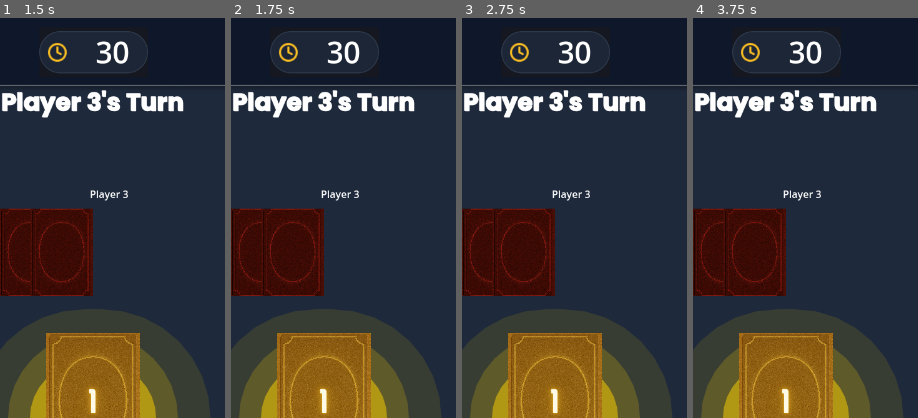
Above: before the commit, frames 1-4 (left to right).
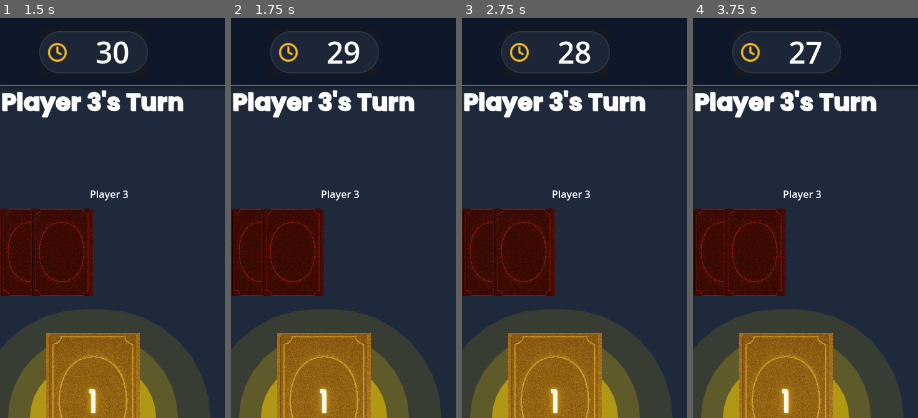
Above: after the commit, the same moments.

Repository: MannLester/TheNumbersGame
Game: Godot game, scene res://scenes/authentication_page/authentication_page.tscn
Same seed, same stepped clock (60 frames per second), same inputs: the game is played once before the commit and once after it.
Inputs (mouse positions are % of the whole screen's width and height, from its top left):
- Up to frame 1 (1.5 s): click (50, 56) at 0.5 s; click (88, 4) at 1.25 s
- Up to frame 2 (1.75 s): no input
- Up to frame 3 (2.75 s): click (82, 79) at 2 s
- Up to frame 4 (3.75 s): click (88, 4) at 2.75 s; click (82, 79) at 3.5 s
The pictures show only the part of the screen within x 29-79%, y 0-50%; the shares and areas given below are measured in that part.

Frame 1 is identical in both runs. In frame 2, 0.3% of the frame differs, in the area x 43-58%, y 5-12%; in frame 3, 0.3%; in frame 4, 0.4%.

Commit message:
Countdown Timer

Diff:
--- a/scenes/game_area_page/game_area_header.tscn
+++ b/scenes/game_area_page/game_area_header.tscn
@@ -15,7 +15,7 @@
 grow_horizontal = 2
 script = ExtResource("1_dmu2b")
 
-[node name="Timer" type="Timer" parent="."]
+[node name="HeaderTimer" type="Timer" parent="."]
 
 [node name="HeaderBackground" type="TextureRect" parent="."]
 layout_mode = 1
@@ -94,3 +94,5 @@
 [node name="InfoButton" type="TextureButton" parent="MarginHeader/HeaderContainer"]
 layout_mode = 2
 texture_normal = ExtResource("6_qb0vw")
+
+[connection signal="timeout" from="HeaderTimer" to="." method="_on_header_timer_timeout"]
--- a/scenes/game_area_page/game_area_page.tscn
+++ b/scenes/game_area_page/game_area_page.tscn
@@ -32,6 +32,11 @@
 
 [node name="Pile Card" parent="." instance=ExtResource("6_5b4ek")]
 layout_mode = 1
+anchors_preset = 8
+anchor_left = 0.5
+anchor_top = 0.5
+anchor_right = 0.5
+anchor_bottom = 0.5
 
 [node name="Player Hand" parent="." instance=ExtResource("2_hars2")]
 layout_mode = 1
--- a/scripts/game_area_scripts/game_area_header.gd
+++ b/scripts/game_area_scripts/game_area_header.gd
@@ -1,4 +1,7 @@
 extends Control
+
+
+var time_left = 30
 
 func _ready() -> void:
 	# Connect button signals
@@ -12,6 +15,22 @@
 
 	# Make header responsive while maintaining design
 	setup_responsive_layout()
+
+func timer_start():
+	#For Timer Purposes
+	var timer = $HeaderTimer
+	var timer_label = $MarginHeader/HeaderContainer/TimerContainer/TimerControl/TimerLabel
+
+	timer_label.text = str(time_left)
+	timer.wait_time = 1.0
+	timer.start()
+
+func _on_header_timer_timeout() -> void:
+	time_left -= 1
+	$MarginHeader/HeaderContainer/TimerContainer/TimerControl/TimerLabel.text = str(time_left)
+	if time_left <= 0:
+		$HeaderTimer.stop()
+		$MarginHeader/HeaderContainer/TimerContainer/TimerControl/TimerLabel.text = "Time's up!"
 
 func setup_responsive_layout():
 	var screen_size = get_viewport().get_visible_rect().size
--- a/scripts/game_area_scripts/game_area_page.gd
+++ b/scripts/game_area_scripts/game_area_page.gd
@@ -4,6 +4,9 @@
 func _ready() -> void:
 	# Make the main game area responsive while maintaining layout
 	setup_responsive_layout()
+
+	#Start the timer from Game Header Scene
+	$"Game Area Header".timer_start()
 
 func setup_responsive_layout():
 	var screen_size = get_viewport().get_visible_rect().size
